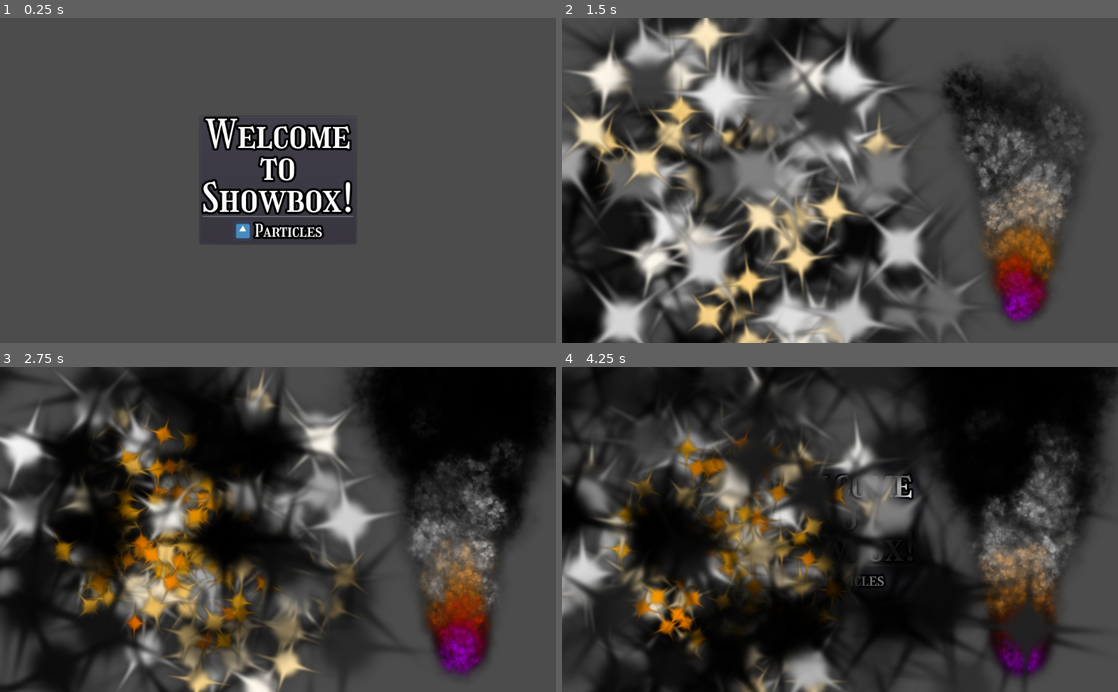
Above: before the commit, frames 1-4 (two rows, left to right).
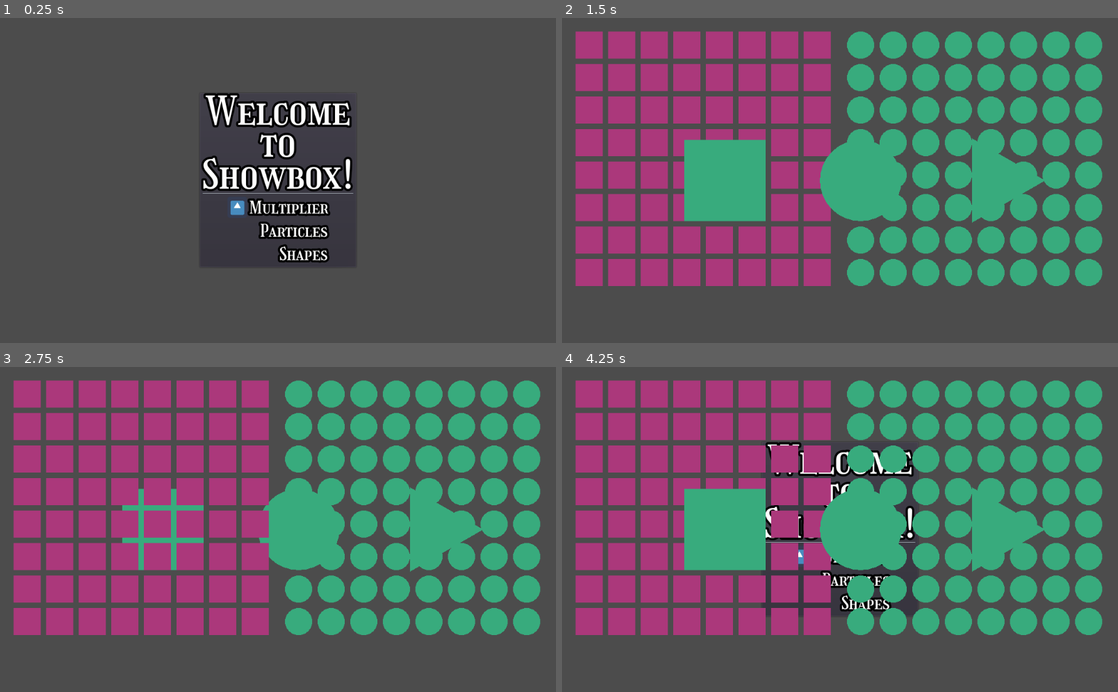
Above: after the commit, the same moments.

Repository: heartwood-hackers/showbox
Game: Godot game, scene res://RootNode.tscn
Same seed, same stepped clock (60 frames per second), same inputs: the game is played once before the commit and once after it. The engine's default icon, where the game draws it, is replaced by a stand-in: a white triangle on a blue panel in a dark square.
Inputs:
- Up to frame 1 (0.25 s): no input
- Up to frame 2 (1.5 s): tap Enter (ui_accept) at 0.5, 0.77 s; hold Up (ui_up) 0.53-1.28 s; hold Down (ui_down) from 1.28 s (still down)
- Up to frame 3 (2.75 s): tap Enter (ui_accept) at 1.52 s; release Down (ui_down) at 2.03 s; hold Up (ui_up) from 2.03 s (still down)
- Up to frame 4 (4.25 s): tap Enter (ui_accept) at 3.02, 3.77 s; release Up (ui_up) at 3.53 s; hold Down (ui_down) from 3.53 s (still down); tap Escape (ui_cancel) at 4.15 s

The runs differ from the first frame. In frame 1, 7.9% of the frame differs, in the area x 36-64%, y 23-76%; in frame 2, 75%; in frame 3, 80%; in frame 4, 87%, in the area x 0-100%, y 0-100%.

Commit message:
shapes and a multiplier

Diff:
--- a/RootNode.gd
+++ b/RootNode.gd
@@ -5,6 +5,7 @@
 # reloads the demo menu when demos are bailed
 
 onready var main_menu = $MainMenu
+
 
 func _ready():
   var _ds = EventBus.connect("demo_selected", self, "demo_selected")
@@ -20,6 +21,6 @@
 
 
 func demo_exited():
-  remove_child(current_demo)
+  current_demo.queue_free()
   current_demo = null
   main_menu.visible = true
--- /dev/null
+++ b/demos/Multiplier.gd
@@ -0,0 +1,35 @@
+tool
+extends Node
+
+#export(PackedScene) var scene: PackedScene
+
+export(int) var iter_x = 100
+export(int) var iter_y = 100
+export(int) var iter_z
+
+export(int) var number_of_copies := 20
+export(int) var number_of_rows := 2
+
+
+func _ready():
+#  if !scene:
+#    printerr("Multiplier: Nothing to multiply!")
+#    return
+
+  if !get_children().size() == 1:
+    printerr("Multiplier: need one child to multiply!")
+    return
+
+  var scene = get_child(0)
+
+  var copies_per_row := int(floor(float(number_of_copies) / number_of_rows))
+  for i in range(number_of_copies):
+#    var instance = scene.instance()
+    var instance = scene.duplicate()
+    # process multiplication commands
+    var x_value = i%copies_per_row*iter_x
+    var y_value = floor(float(i)/copies_per_row)*iter_y
+    instance.position = Vector2(x_value, y_value)
+    self.get_parent().call_deferred("add_child", instance)
+
+  scene.visible = false
--- /dev/null
+++ b/demos/Multiplier.tscn
@@ -0,0 +1,35 @@
+[gd_scene load_steps=4 format=2]
+
+[ext_resource path="res://demos/Multiplier.gd" type="Script" id=1]
+[ext_resource path="res://demos/shapes/Square.gd" type="Script" id=2]
+[ext_resource path="res://demos/shapes/Circle.gd" type="Script" id=3]
+
+[node name="Node" type="Node"]
+
+[node name="Node2D" type="Node2D" parent="."]
+position = Vector2( 50, 50 )
+
+[node name="Multiplier" type="Node" parent="Node2D"]
+script = ExtResource( 1 )
+iter_x = 60
+iter_y = 60
+number_of_copies = 64
+number_of_rows = 8
+
+[node name="Square" type="Node2D" parent="Node2D/Multiplier"]
+script = ExtResource( 2 )
+color = Color( 0.67, 0.2211, 0.482958, 1 )
+
+[node name="Node2D2" type="Node2D" parent="."]
+position = Vector2( 550, 50 )
+
+[node name="Multiplier" type="Node" parent="Node2D2"]
+script = ExtResource( 1 )
+iter_x = 60
+iter_y = 60
+number_of_copies = 64
+number_of_rows = 8
+
+[node name="Circle" type="Node2D" parent="Node2D2/Multiplier"]
+script = ExtResource( 3 )
+color = Color( 0.2211, 0.67, 0.49044, 1 )
--- /dev/null
+++ b/demos/Shapes.tscn
@@ -0,0 +1,23 @@
+[gd_scene load_steps=4 format=2]
+
+[ext_resource path="res://demos/shapes/Triangle.tscn" type="PackedScene" id=1]
+[ext_resource path="res://demos/shapes/Circle.tscn" type="PackedScene" id=2]
+[ext_resource path="res://demos/shapes/Square.tscn" type="PackedScene" id=3]
+
+[node name="Node2D" type="Node2D"]
+
+[node name="Square" parent="." instance=ExtResource( 3 )]
+position = Vector2( 300, 300 )
+scale = Vector2( 3, 3 )
+color = Color( 0.2211, 0.67, 0.49044, 1 )
+
+[node name="Circle" parent="." instance=ExtResource( 2 )]
+position = Vector2( 550, 300 )
+scale = Vector2( 3, 3 )
+color = Color( 0.2211, 0.67, 0.49044, 1 )
+
+[node name="Triangle" parent="." instance=ExtResource( 1 )]
+position = Vector2( 800, 300 )
+rotation = 0.0
+scale = Vector2( 3, 3 )
+color = Color( 0.2211, 0.67, 0.49044, 1 )
--- /dev/null
+++ b/demos/shapes/Circle.gd
@@ -0,0 +1,12 @@
+tool
+extends Node2D
+
+class_name Circle
+
+export(Color) var color := Color.gray
+export(int) var radius := 25
+export(bool) var filled := true
+export(int) var side_width := 8
+
+func _draw():
+  self.draw_circle(Vector2(0, 0), radius, color)
--- /dev/null
+++ b/demos/shapes/Circle.tscn
@@ -0,0 +1,6 @@
+[gd_scene load_steps=2 format=2]
+
+[ext_resource path="res://demos/shapes/Circle.gd" type="Script" id=1]
+
+[node name="Circle" type="Node2D"]
+script = ExtResource( 1 )
--- /dev/null
+++ b/demos/shapes/Square.gd
@@ -0,0 +1,20 @@
+tool
+extends Node2D
+
+class_name Square
+
+export(Color) var color := Color.gray
+export(int) var side_length := 50
+export(bool) var filled := true
+export(int) var side_width := 8
+
+
+func _draw():
+  var half_side_length = float(side_length)/2
+  var square_position = Vector2(-half_side_length, -half_side_length)
+  var square_side_length = Vector2(side_length, side_length)
+
+  if filled:
+    self.draw_rect(Rect2(square_position, square_side_length), color, filled)
+  else:
+    self.draw_rect(Rect2(square_position, square_side_length), color, filled, side_width)
--- /dev/null
+++ b/demos/shapes/Square.tscn
@@ -0,0 +1,6 @@
+[gd_scene load_steps=2 format=2]
+
+[ext_resource path="res://demos/shapes/Square.gd" type="Script" id=1]
+
+[node name="Square" type="Node2D"]
+script = ExtResource( 1 )
--- /dev/null
+++ b/demos/shapes/Triangle.gd
@@ -0,0 +1,29 @@
+tool
+extends Node2D
+
+class_name Triangle
+
+export(Color) var color := Color.gray
+export(int) var side_length := 30
+export(bool) var filled := true
+
+var number_of_points = 3
+var arc_step = 360/number_of_points
+
+
+func _draw():
+  var points = []
+  for i in range(number_of_points):
+    points.append(calculate_line_number(i))
+    points.append(calculate_line_number(i + 1))
+
+  if filled:
+    self.draw_colored_polygon(points, color)
+  else:
+    self.draw_multiline_colors(points, [color])
+
+
+func calculate_line_number(line_number: int):
+  var arc_distance = (arc_step * line_number) - arc_step
+  var arc_radians = deg2rad(arc_distance)
+  return Vector2(cos(arc_radians), sin(arc_radians)).normalized()*side_length
--- /dev/null
+++ b/demos/shapes/Triangle.tscn
@@ -0,0 +1,7 @@
+[gd_scene load_steps=2 format=2]
+
+[ext_resource path="res://demos/shapes/Triangle.gd" type="Script" id=1]
+
+[node name="Triangle" type="Node2D"]
+rotation = 0.523599
+script = ExtResource( 1 )
--- a/project.godot
+++ b/project.godot
@@ -7,6 +7,28 @@
 ;   param=value ; assign values to parameters
 
 config_version=4
+
+_global_script_classes=[ {
+"base": "Node2D",
+"class": "Circle",
+"language": "GDScript",
+"path": "res://demos/shapes/Circle.gd"
+}, {
+"base": "Node2D",
+"class": "Square",
+"language": "GDScript",
+"path": "res://demos/shapes/Square.gd"
+}, {
+"base": "Node2D",
+"class": "Triangle",
+"language": "GDScript",
+"path": "res://demos/shapes/Triangle.gd"
+} ]
+_global_script_class_icons={
+"Circle": "",
+"Square": "",
+"Triangle": ""
+}
 
 [application]
 
